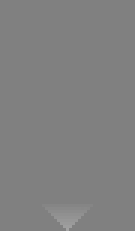
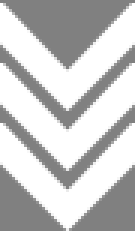
The second 135px x 231px image is a revision of the first. Changes to its layers:
added layer "Vector Smart Object" above "Group" over bbox(0, 3, 135, 231)
showed "10" over bbox(0, 3, 135, 33)
